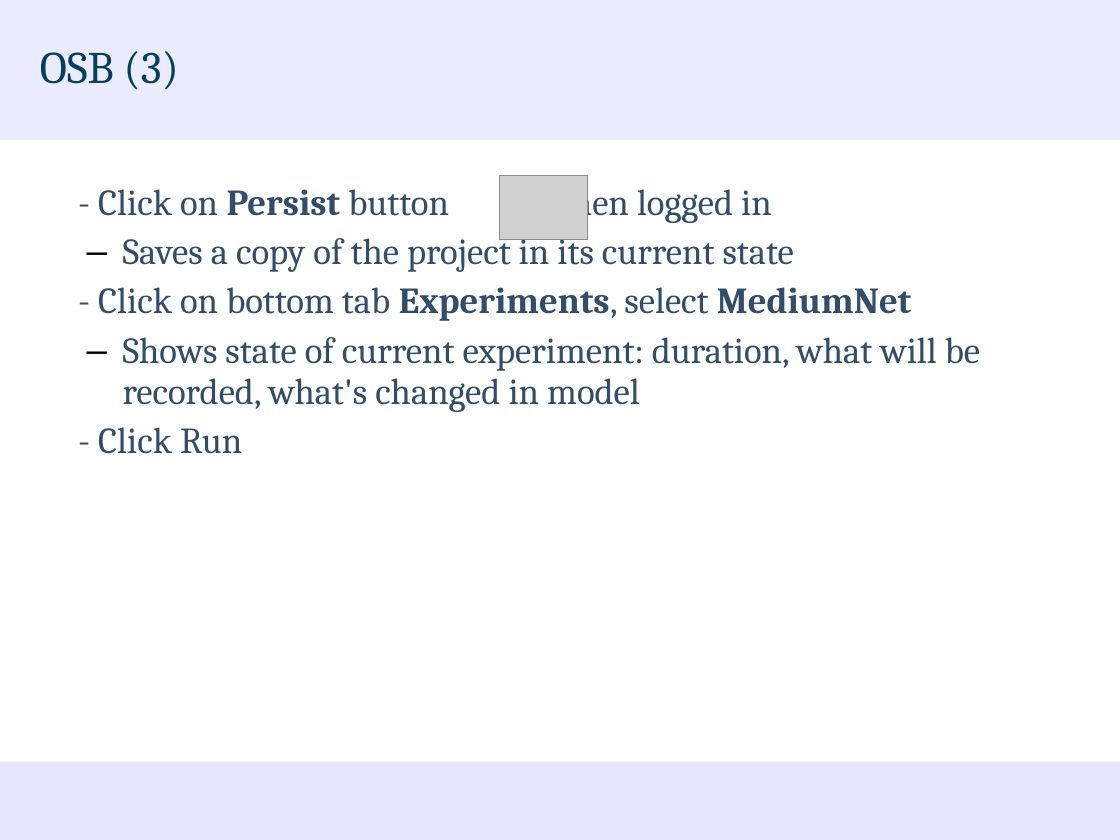
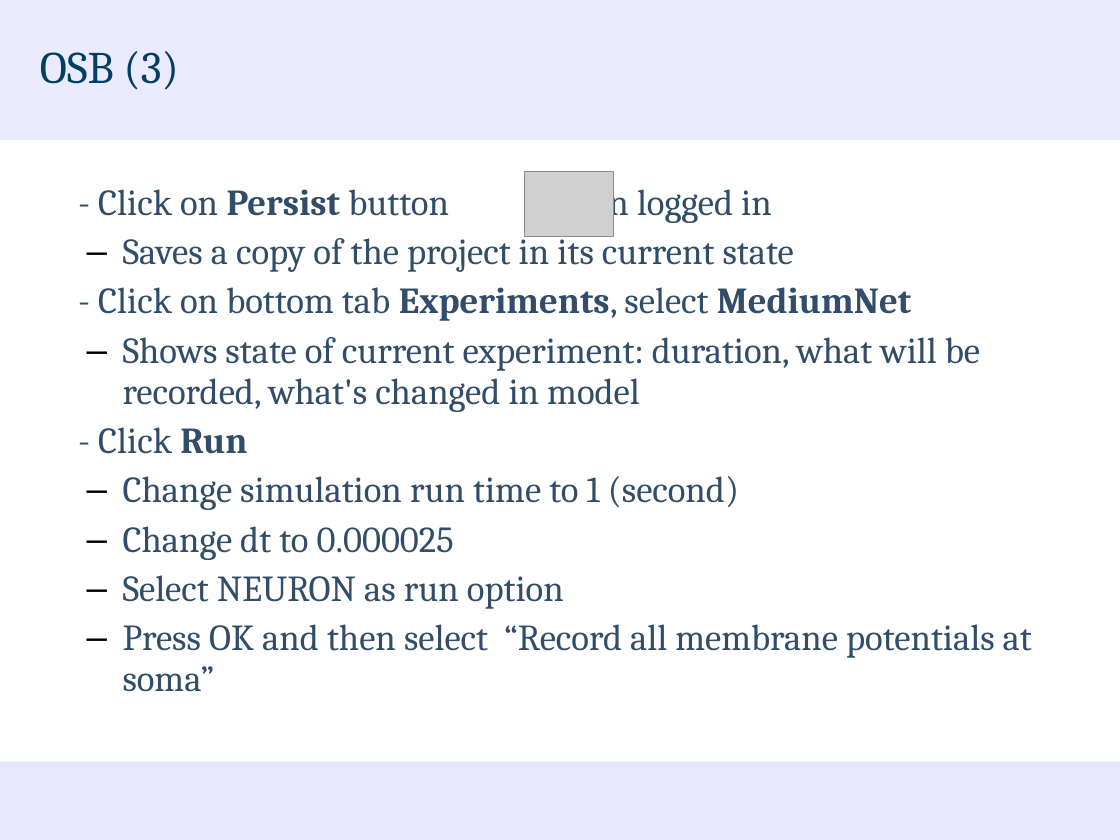
Before and after one commit to NeuroML/Presentations, a slide deck: slide 5 of NeuroML2_LEMS_OSB_HandsOn.odp. Drawn at 1120x840 pixels with LibreOffice and Linux fonts; fonts in the diff are those of the drawing; grey boxes stand for pictures; background and template pictures are left out. Boxes give left, top, right and bottom in pixels: in the first picture for what was removed or moved away, otherwise in the second. Text is boxed around its words. In the diff, an @@ line names an element or a change of style, - is before the commit and + after.

Commit message:
Updates

```diff
--- a/NeuroML2_LEMS_OSB_HandsOn.odp
+++ b/NeuroML2_LEMS_OSB_HandsOn.odp
@@ picture: place and size @@
-picture at [499, 175, 587, 240]
+picture at [524, 172, 613, 237]
@@ text at [98, 427, 247, 454]: bold on in "Run" @@
@@ text at [123, 476, 1032, 692]: paragraphs added @@
+  – Change simulation run time to 1 (second)
+  – Change dt to 0.000025
+  – Select NEURON as run option
+  – Press OK and then select “Record all membrane potentials at soma”
```
Also in this commit, not shown: 1 other slide changed, 3 slides added.
